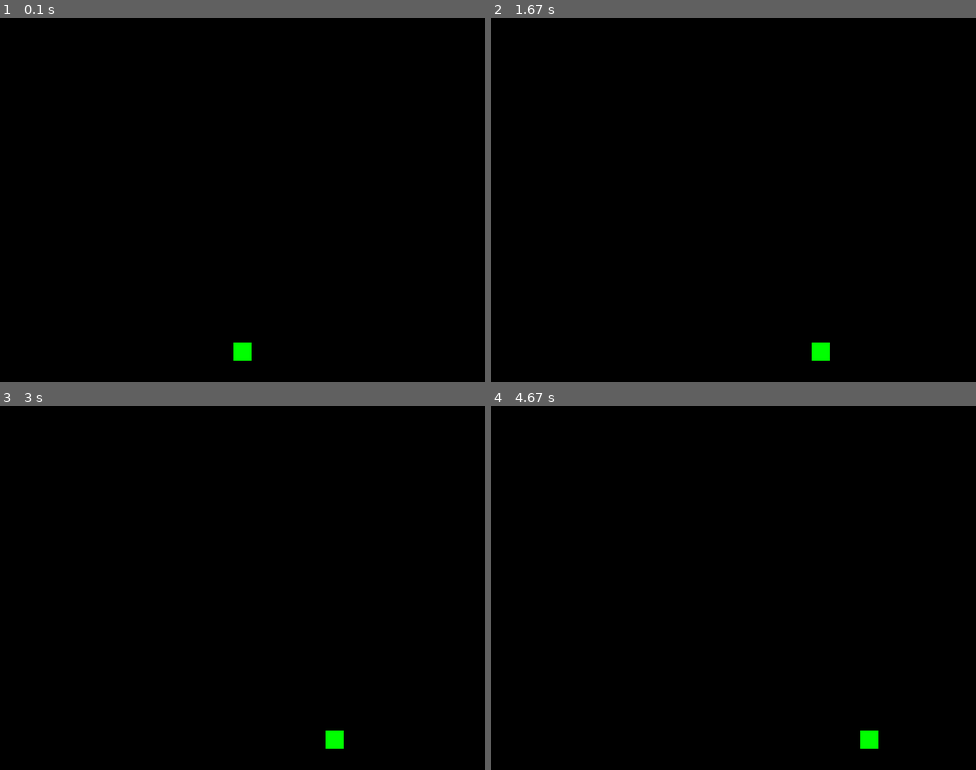
Above: before the commit, frames 1-4 (two rows, left to right).
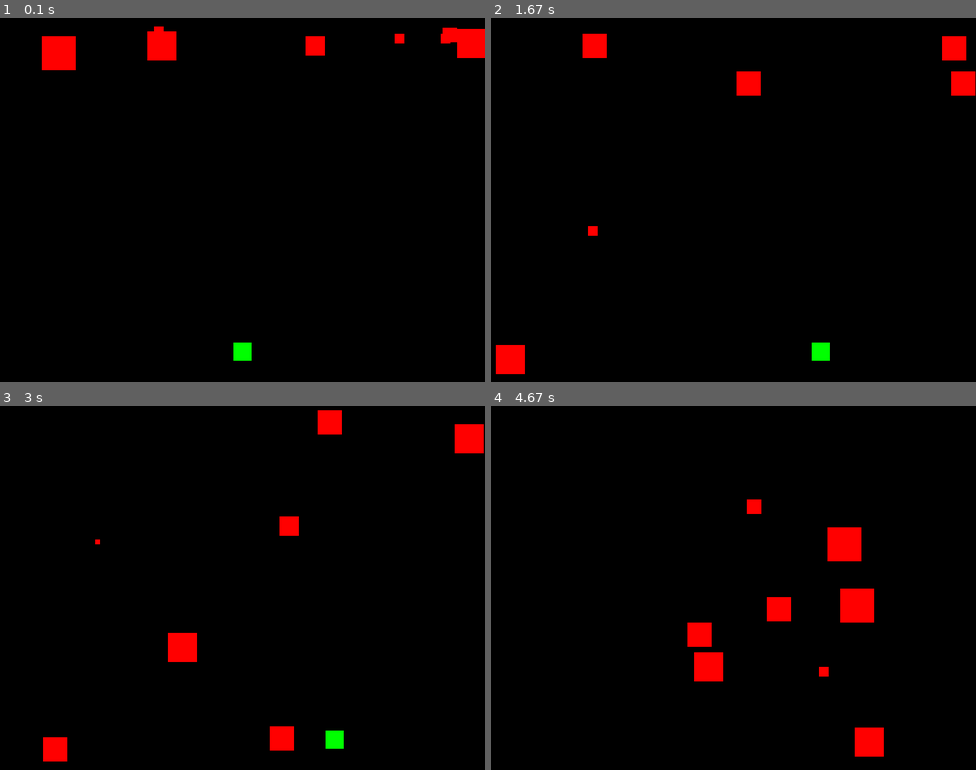
Above: after the commit, the same moments.

Repository: kylingithub/pygame_learning
Game: pygame game, started from Lesson2-remade/main.py
Two runs of this game, one before a commit and one after it. Both use one fixed random seed, a clock stepped at 60 frames per second and the inputs below.
Inputs:
- Up to frame 1 (0.1 s): no input
- Up to frame 2 (1.67 s): hold Right 0.33-0.8 s; hold Right 0.83-1.3 s; hold Left from 1.33 s (still down)
- Up to frame 3 (3 s): release Left at 1.87 s; hold Left 1.9-2.3 s; hold Right 2.33-2.97 s
- Up to frame 4 (4.67 s): hold Left 3-3.47 s; hold Right 3.5-3.97 s; hold Right 4-4.47 s; hold Left from 4.5 s (still down)

The runs differ from the first frame. In frame 1, 2.0% of the frame differs, in the area x 8-100%, y 2-15%; in frame 2, 1.9%; in frame 3, 2.2%; in frame 4, 3.1%, in the area x 40-81%, y 25-97%.

Commit message:
add meteor objects

Diff:
--- a/Lesson2-remade/main.py
+++ b/Lesson2-remade/main.py
@@ -1,4 +1,5 @@
 import pygame
+import random
 
 HEIGHT = 600
 
@@ -24,9 +25,7 @@
         self.speedx = 8
 
     def update(self):
-
         self.keyEventHandling()
-
 
     def keyEventHandling(self):
         keystate = pygame.key.get_pressed()
@@ -41,15 +40,42 @@
         self.rect.y += dy
 
 
+class Meteor(pygame.sprite.Sprite):
+    def __init__(self):
+        pygame.sprite.Sprite.__init__(self)
+        self.size = random.randrange(1, 8)
+        self.image = pygame.Surface((self.size * 8, self.size * 8))
+        self.image.fill(RED)
+        self.rect = self.image.get_rect()
+        self.rect.x = random.randrange(0, WIDTH)
+        self.rect.y = 0
+        self.speedx = random.randint(-5, 5)
+        self.speedy = random.randint(7, 15)
+
+    def update(self):
+        self.rect.x += self.speedx
+        self.rect.y += self.speedy
+        if(self.rect.y > HEIGHT):
+            all_sprites.add(Meteor())
+            self.kill()
+
+
+
+
+
 pygame.init()
 screen = pygame.display.set_mode((WIDTH, HEIGHT))
 clock = pygame.time.Clock()
 
+meteors = pygame.sprite.Group()
 all_sprites = pygame.sprite.Group()
 
-player = Player(WIDTH/2, HEIGHT-50)
+player = Player(WIDTH / 2, HEIGHT - 50)
+for i in range(8):
+    meteors.add(Meteor())
+
 all_sprites.add(player)
-
+all_sprites.add(meteors)
 running = True
 while running:
     # clocks control how fast the loop will execute
Not shown, changed: .gitignore
